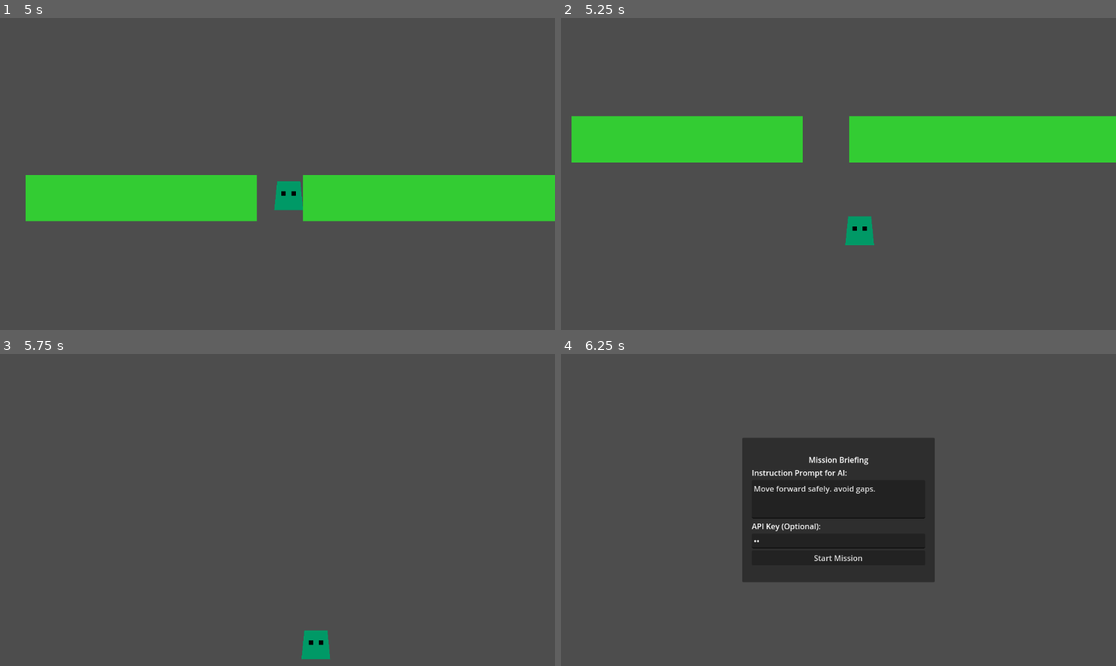
Above: before the commit, frames 1-4 (two rows, left to right).
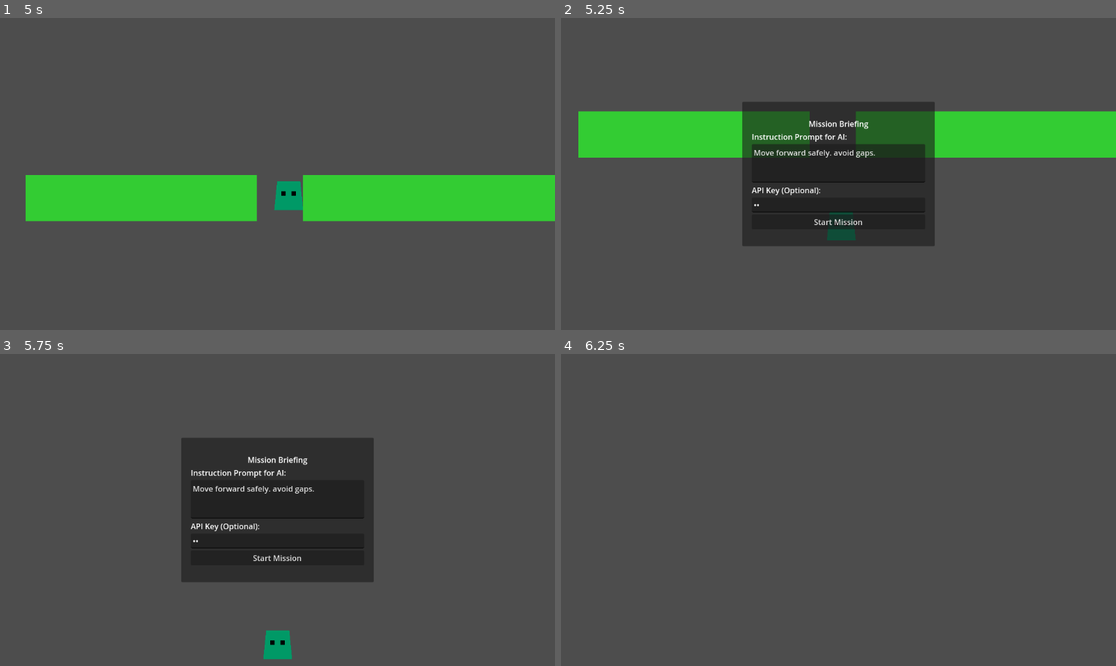
Above: after the commit, the same moments.

Repository: Naoki-kubo64/AI-Action
Game: Godot game, scene res://scenes/main_menu.tscn
Same seed, same stepped clock (60 frames per second), same inputs: the game is played once before the commit and once after it.
Inputs (mouse positions are in pixels of both pictures, inside the frame that each line leads up to):
- Up to frame 1 (5 s): click "Start Standard (Free)" at 0.5 s; tap Enter at 2 s; click (277, 205) at 2.77 s; type "12" at 2.85 s; click "Start Mission" at 3.5 s
- Up to frame 2 (5.25 s): no input
- Up to frame 3 (5.75 s): no input
- Up to frame 4 (6.25 s): click (838, 556) at 5.75 s, where only the run after the commit has a clickable "Start Mission"

Frame 1 is identical in both runs. In frame 2, 18% of the frame differs, in the area x 1-100%, y 26-74%; in frame 3, 17%; in frame 4, 16%.

Commit message:
fix: player multi-jump issue and enable ai command sequences

Diff:
--- a/scripts/controllers/game_controller.gd
+++ b/scripts/controllers/game_controller.gd
@@ -97,27 +97,40 @@
 
 	print("[GameController] AI Raw Response: ", response)
 
-	# Parse response
+	# Clean response
+	response = response.replace("\n", "").replace(".", "").strip_edges()
+
+	# Split by commas for sequence
+	var commands = response.split(",")
+
+	for raw_cmd in commands:
+		var cmd = _parse_command(raw_cmd)
+		print("[GameController] Executing Step: ", cmd)
+
+		# Reset jump trigger for new command step
+		player.set_command(cmd)
+		player.jump_triggered = false
+
+		# Duration per step: 1.0s (Wait less time for smoother "Walk then Jump")
+		# If user said "Walk, Jump", we walk for 1s, then jump.
+		await get_tree().create_timer(1.0).timeout
+
+	_finish_action()
+
+func _parse_command(raw_cmd: String) -> String:
+	var lower_res = raw_cmd.to_lower()
 	var cmd = "STOP"
-	var lower_res = response.to_lower()
-
 	if "jump_right" in lower_res or ("jump" in lower_res and "right" in lower_res):
 		cmd = "JUMP_RIGHT"
+	elif "jump_left" in lower_res:
+		cmd = "JUMP_LEFT"
 	elif "jump" in lower_res:
 		cmd = "JUMP"
 	elif "left" in lower_res:
 		cmd = "LEFT"
-	elif "right" in lower_res: # Check right last to avoid overriding jump_right
+	elif "right" in lower_res:
 		cmd = "RIGHT"
-
-	print("[GameController] Executing Command: ", cmd)
-	player.set_command(cmd)
-
-	# Let the action run for a fixed duration (e.g. 2 seconds for 'Walk 2 steps')
-	# Then STOP and return to input
-	await get_tree().create_timer(2.0).timeout
-
-	_finish_action()
+	return cmd
 
 func _finish_action():
 	print("[GameController] Action Finished. Stopping.")
--- a/scripts/controllers/player_controller.gd
+++ b/scripts/controllers/player_controller.gd
@@ -7,6 +7,7 @@
 
 # AI Commands
 var current_command: String = ""
+var jump_triggered: bool = false # To prevent bunny hopping in one command
 
 func _ready():
 	_setup_visuals()
@@ -26,32 +27,30 @@
 		$Visuals.scale.x = sign(velocity.x)
 
 func set_command(cmd: String):
-	current_command = cmd
+	if current_command != cmd:
+		current_command = cmd
+		jump_triggered = false # Reset jump flag on new command logic?
+		# Or should reset only when explicitly setting a new instruction sequence?
+		# For this prototype, we assume set_command comes from a queued sequence.
 
 func _process_command():
-	# Reset horizontal velocity (AI controls it step by step, or continuous)
-	# For this prototype: executed command persists for the frame or until changed
-
 	# Default friction
 	velocity.x = move_toward(velocity.x, 0, move_speed)
 
-	if current_command == "RIGHT":
+	# Parse
+	var cmd_upper = current_command.to_upper()
+
+	if "RIGHT" in cmd_upper:
 		velocity.x = move_speed
-	elif current_command == "LEFT":
+	elif "LEFT" in cmd_upper:
 		velocity.x = -move_speed
-	elif current_command == "JUMP":
-		if is_on_floor():
+	elif "STOP" in cmd_upper:
+		velocity.x = 0
+
+	if "JUMP" in cmd_upper:
+		if is_on_floor() and not jump_triggered:
 			velocity.y = jump_force
-		# After jump, keep moving forward if needed, or just jump vertical
-		# Ideally AI says "JUMP_RIGHT"
-
-	elif current_command == "JUMP_RIGHT":
-		if is_on_floor():
-			velocity.y = jump_force
-		velocity.x = move_speed
-
-	elif current_command == "STOP":
-		velocity.x = 0
+			jump_triggered = true # Lock jump until reset
 
 func _setup_visuals():
 	if has_node("Visuals"): return
--- a/scripts/services/llm_service.gd
+++ b/scripts/services/llm_service.gd
@@ -31,7 +31,7 @@
 	var headers = ["Content-Type: application/json"]
 
 	var system_prompt = profile.get_combined_system_prompt(is_pro)
-	var full_prompt = system_prompt + "\n\n" + input + "\n\nIMPORTANT: Output ONLY a single command from [RIGHT, LEFT, JUMP, JUMP_RIGHT, STOP]. Do not add any explanation."
+	var full_prompt = system_prompt + "\n\n" + input + "\n\nIMPORTANT: Output a list of commands separated by commas. Example: 'RIGHT, JUMP_RIGHT, RIGHT'. Available commands: [RIGHT, LEFT, JUMP, JUMP_RIGHT, STOP, JUMP_LEFT]. 'RIGHT' means Walk Right. Do not add any explanation."
 
 	print("[LLMService] Sending Prompt:\n", full_prompt)
 
